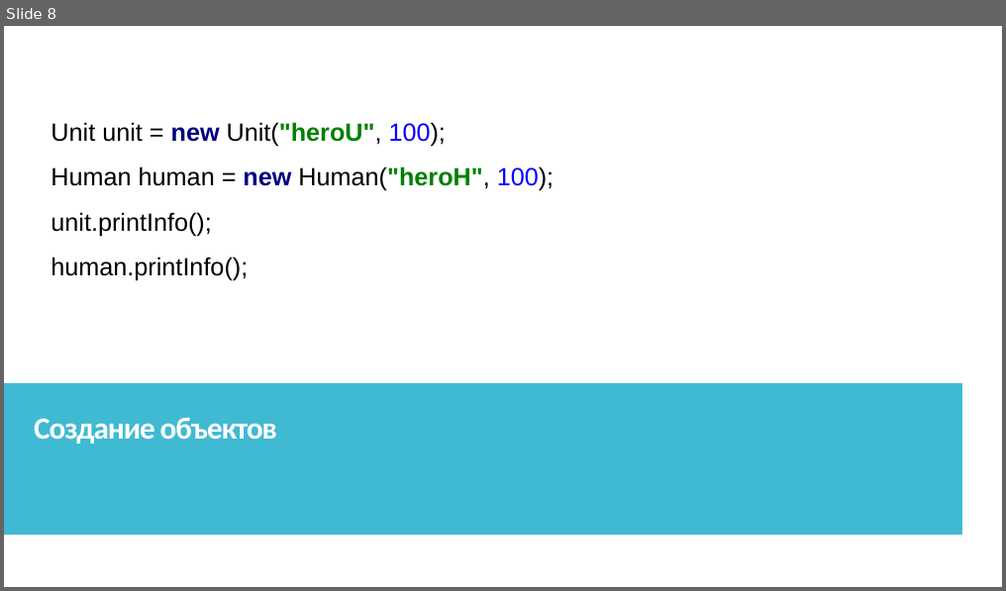
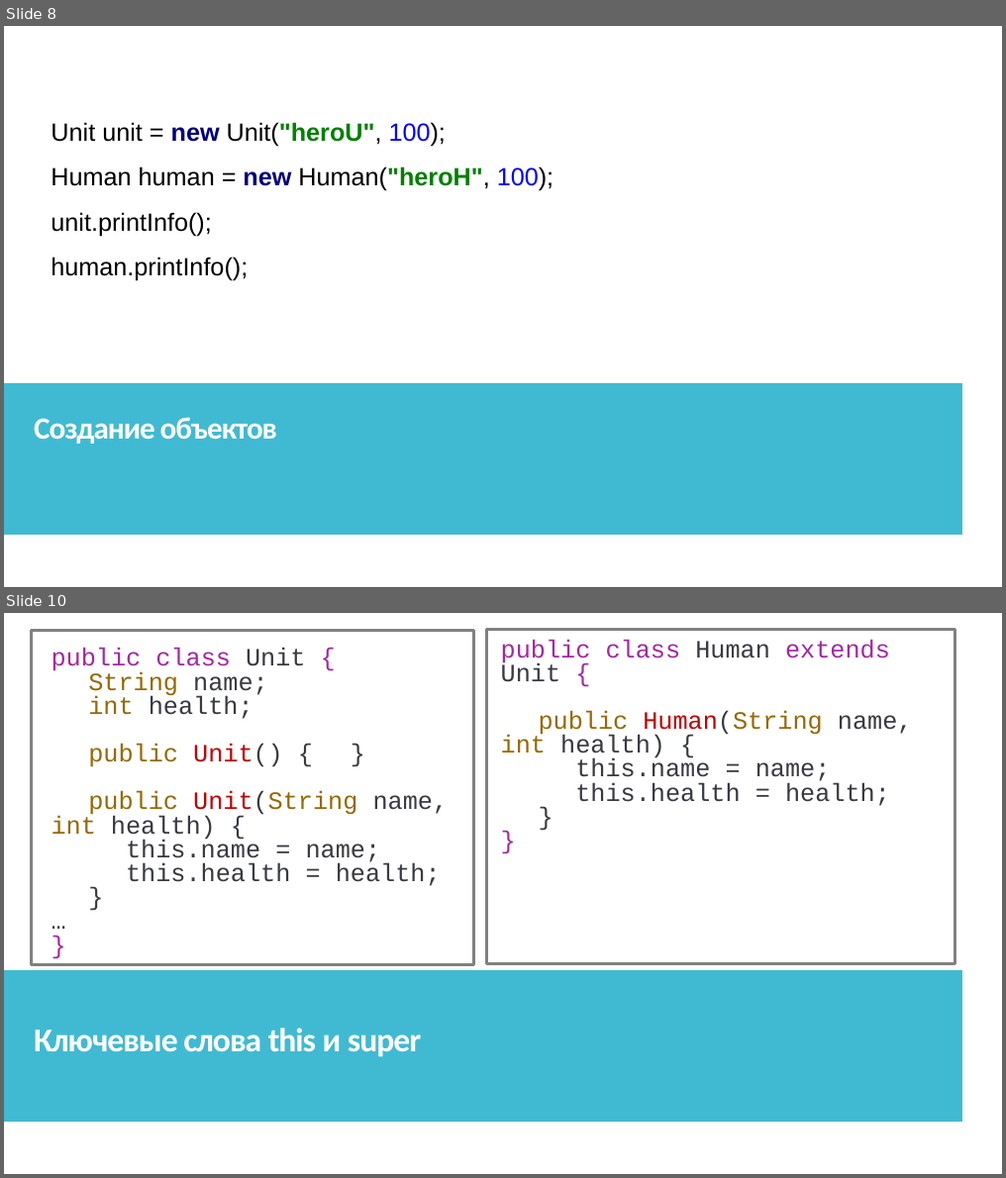
Before and after one commit to IriEfremova/LessonsCube, a slide deck: Android/Lesson12/PrincipOOP.pptx. Shown one above the other, each under a label of ours: slide 8 before the commit, slides 8 and 10 after it; the slides between them are not shown. The pictures are 1006x591 and 1006x1178 pixels, drawn with LibreOffice and Linux fonts; fonts in the diff are those of the drawing. Boxes give left, top, right and bottom in pixels: in the first picture for what was removed or moved away, otherwise in the second. Text is boxed around its words. In the diff, an @@ line names an element or a change of style, - is before the commit and + after.

```diff
--- a/Android/Lesson12/PrincipOOP.pptx
+++ b/Android/Lesson12/PrincipOOP.pptx
@@ slide 10 added at (x1=4, y1=613, x2=1002, y2=1174), background #FFFFFF; not listed: 2 template elements that a slide beside it also shows @@
@@ rectangle added at (x1=4, y1=613, x2=1002, y2=1174), fill #FFFFFF @@
@@ rectangle added at (x1=31, y1=630, x2=474, y2=964), outline #808080 3 pt @@
@@ rectangle added at (x1=487, y1=630, x2=955, y2=964), outline #808080 3 pt @@
@@ text added at (x1=501, y1=639, x2=913, y2=806), 24 pt, text #383A42 @@
+public class Human extends Unit {
+public Human(String name, int health) {
+this.name = name;
+this.health = health;
+}
+}
@@ text added at (x1=52, y1=648, x2=449, y2=886), 24 pt, text #383A42 @@
+public class Unit {
+String name;
+int health;
+public Unit() { }
+public Unit(String name, int health) {
+this.name = name;
+this.health = health;
+}
+…
+}
@@ rectangle added at (x1=4, y1=970, x2=962, y2=1123), fill #40BAD2 @@
@@ text added at (x1=34, y1=1028, x2=421, y2=1058), 32 pt, text #FFFFFF, bold @@
+Ключевые слова this и super
```
Also in this commit, not shown: 2 slides changed, 3 other slides added, 3 other files.
